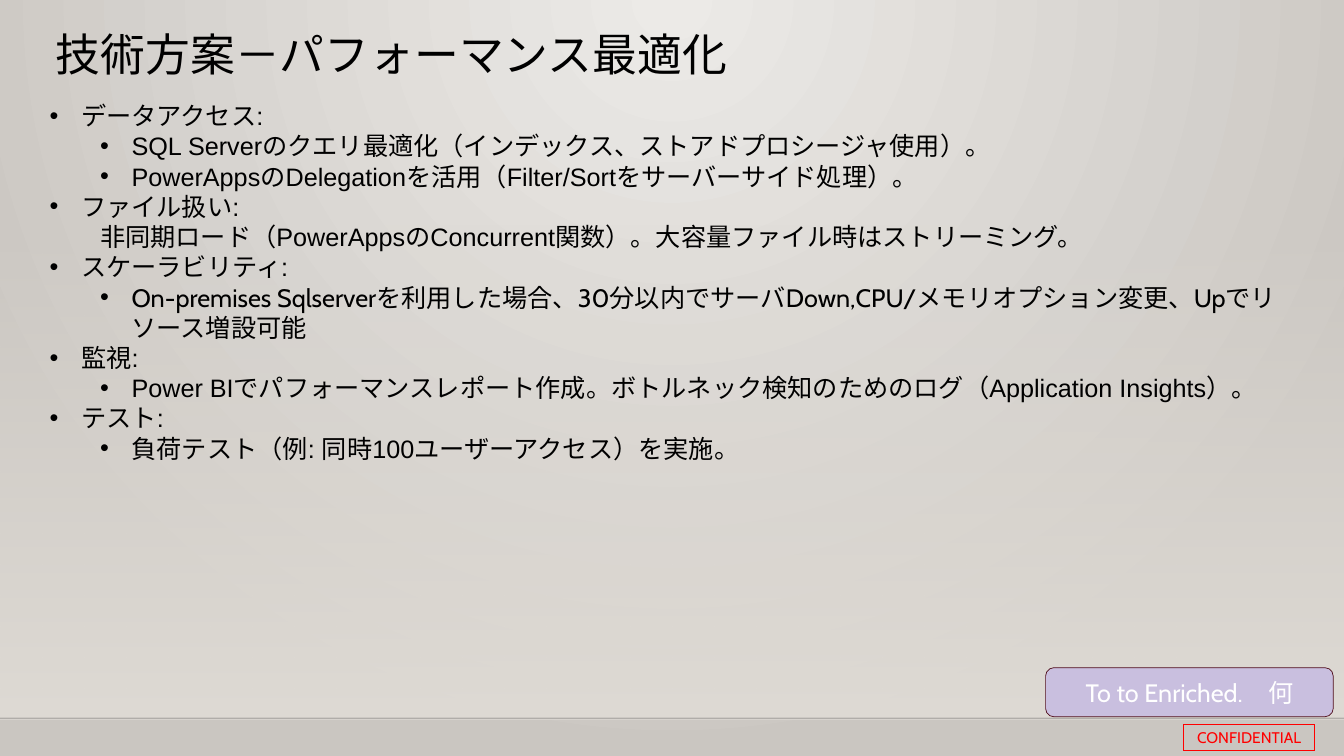
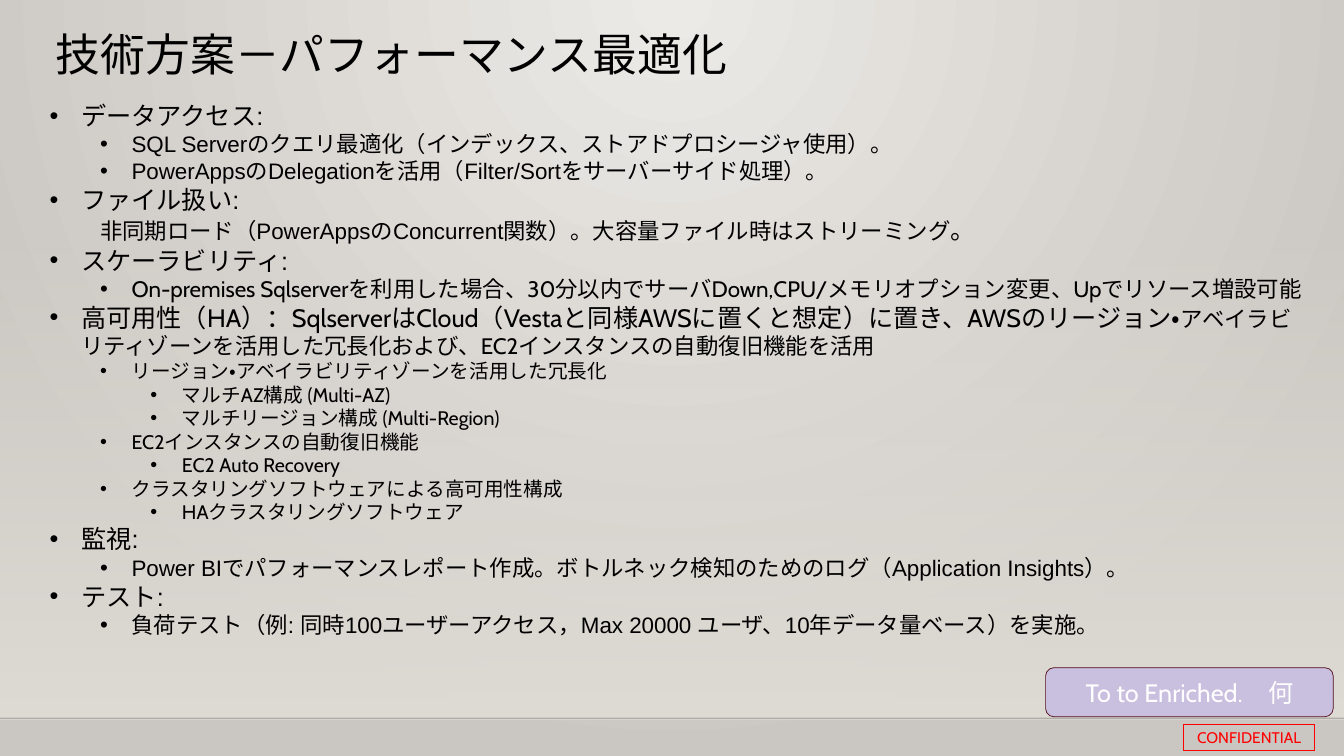
Before and after one commit to 0494938/Notes--CMS-Online, a slide deck: slide 13 of Notesアプリ刷新プロジェクト提案見積もり.pptx. Drawn at 1344x756 pixels with LibreOffice and Linux fonts; fonts in the diff are those of the drawing; background and template pictures are left out. Boxes give left, top, right and bottom in pixels: in the first picture for what was removed or moved away, otherwise in the second. Text is boxed around its words. In the diff, an @@ line names an element or a change of style, - is before the commit and + after.

```diff
--- a/Notesアプリ刷新プロジェクト提案見積もり.pptx
+++ b/Notesアプリ刷新プロジェクト提案見積もり.pptx
@@ text at [100, 135, 1301, 581]: size 18 to 16 pt in "SQL Serverのクエリ最適化（インデックス、ストアドプロシージャ使用）。", "PowerAppsのDelegationを活用（Filter/Sortをサーバーサイド処理）。", "非同期ロード（PowerAppsのConcurrent関数）。大容量ファイル時はストリーミング。", "On-premises Sqlserverを利用した場合、30分以内でサーバDown,CPU/メモリオプション変更、Up ..." and 1 more places @@
@@ text at [81, 301, 1291, 520]: paragraphs added @@
+• 高可用性（HA）：SqlserverはCloud（Vestaと同様AWSに置くと想定）に置き、AWSのリージョン・アベイラビリティゾーンを活用した冗長化および、EC2インスタンスの自動復旧機能を活用
+  • リージョン・アベイラビリティゾーンを活用した冗長化
+    • マルチAZ構成 (Multi-AZ)
+    • マルチリージョン構成 (Multi-Region)
+  • EC2インスタンスの自動復旧機能
+    • EC2 Auto Recovery
+  • クラスタリングソフトウェアによる高可用性構成
+    • HAクラスタリングソフトウェア
@@ text at [132, 614, 1099, 635]: text changed; size 18 to 16 pt @@
-  • 負荷テスト（例: 同時100ユーザーアクセス）を実施。
+  • 負荷テスト（例: 同時100ユーザーアクセス，Max 20000 ユーザ、10年データ量ベース）を実施。
```
Also in this commit, not shown: 14 other slides changed, 7 slides added, 2 slides removed, 2 other files.
